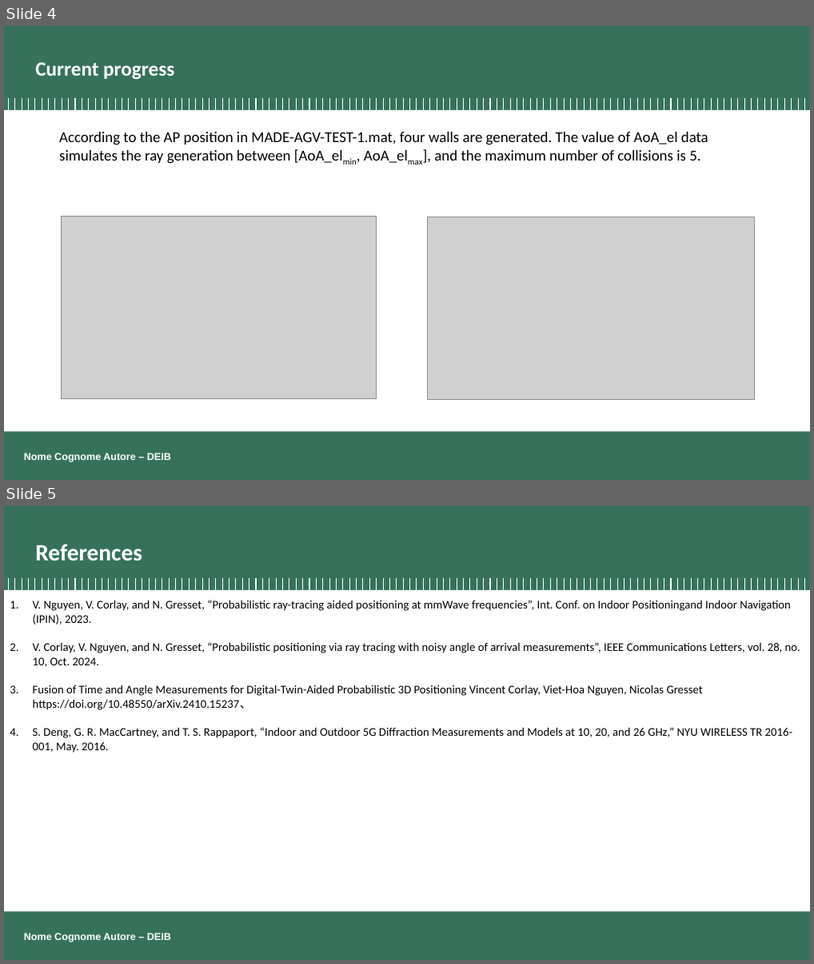
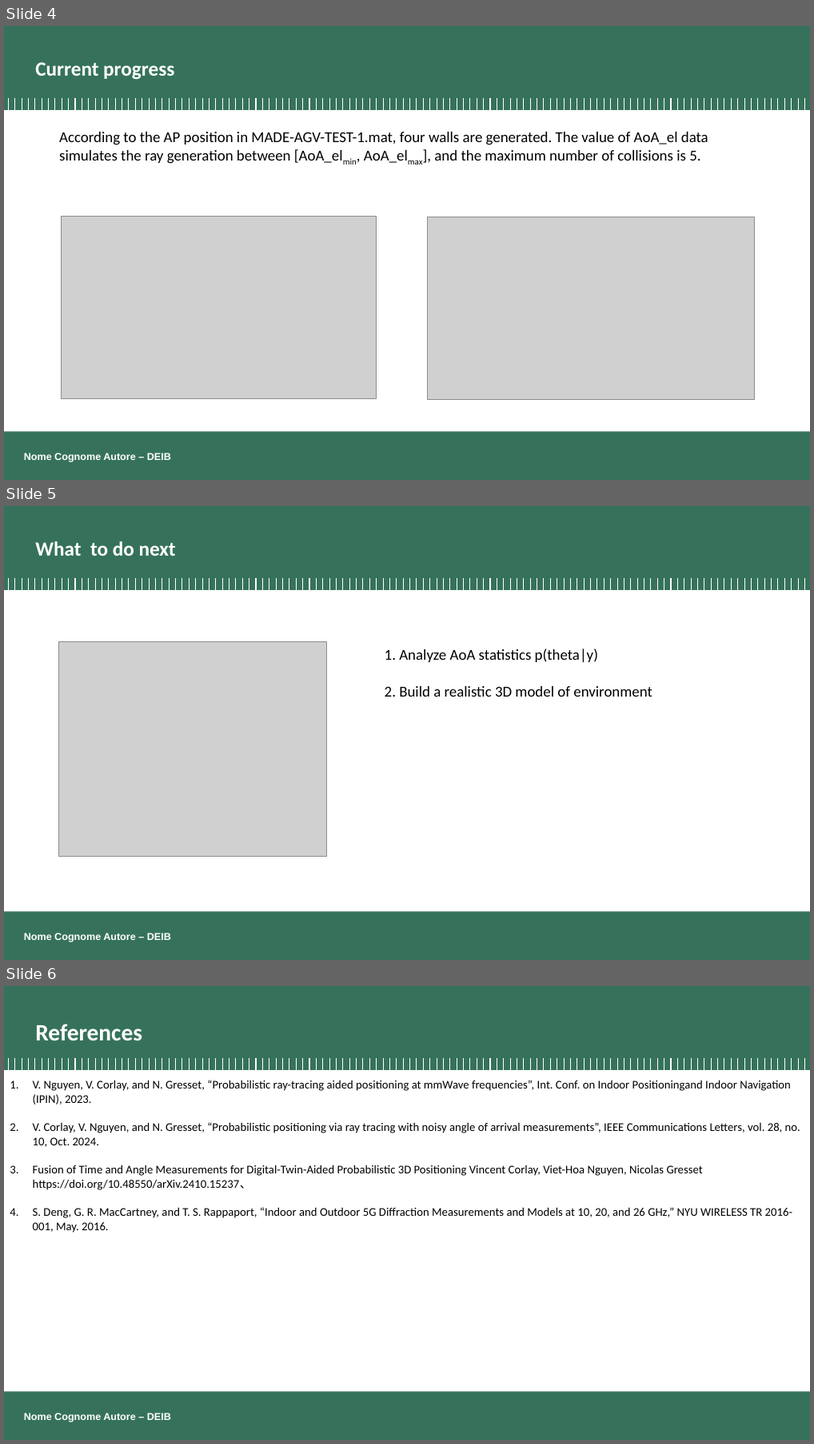
Before and after one commit to XuanZhang3635/Digital_Twin_Indoor_Positioning, a slide deck: xuan_1208.pptx. Shown one above the other, each under a label of ours: slides 4 and 5 before the commit, slides 4, 5 and 6 after it. The pictures are 814x964 and 814x1444 pixels, drawn with LibreOffice and Linux fonts; fonts in the diff are those of the drawing; grey boxes stand for pictures; background and template pictures are left out. Boxes give left, top, right and bottom in pixels: in the first picture for what was removed or moved away, otherwise in the second. Text is boxed around its words. In the diff, an @@ line names an element or a change of style, - is before the commit and + after.

```diff
--- a/xuan_1208.pptx
+++ b/xuan_1208.pptx
@@ slide 5 added at (x1=4, y1=506, x2=810, y2=960), background #FFFFFF; not listed: 123 template elements that a slide beside it also shows @@
@@ title added at (x1=35, y1=541, x2=176, y2=556), 24 pt, text #FFFFFF, bold @@
+What to do next
@@ picture added at (x1=59, y1=641, x2=327, y2=856) @@
@@ text added at (x1=385, y1=648, x2=653, y2=696), 18 pt, text #000000 @@
+1. Analyze AoA statistics p(theta|y)
+2. Build a realistic 3D model of environment
@@ what was slide 5 is now slide 6 @@
```
